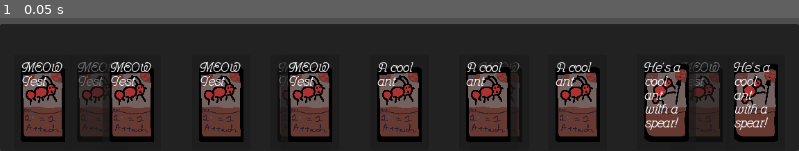
Above: before the commit, frame 1.
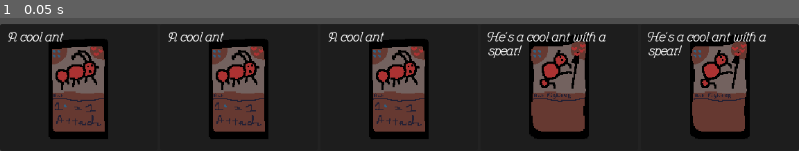
Above: after the commit, the same moment.

Repository: ccsf-cs-club/summer2024-bug-game
Game: Godot game, scene res://scenes/main.tscn
Two runs of this game, one before a commit and one after it. Both use one fixed random seed, a clock stepped at 60 frames per second and the inputs below.
Inputs:
- Up to frame 1 (0.05 s): no input

The runs differ from the first frame. In frame 1, 43% of the frame differs, in the area x 1-98%, y 10-94%.

Commit message:
Scalling works bettergit add .!

Diff:
--- a/scenes/card.tscn
+++ b/scenes/card.tscn
@@ -15,16 +15,11 @@
 
 [node name="PanelContainer" type="PanelContainer" parent="."]
 layout_mode = 1
-anchors_preset = 7
-anchor_left = 0.5
-anchor_top = 1.0
-anchor_right = 0.5
+anchors_preset = 15
+anchor_right = 1.0
 anchor_bottom = 1.0
-offset_left = -42.0
-offset_top = -138.0
-offset_right = 42.0
 grow_horizontal = 2
-grow_vertical = 0
+grow_vertical = 2
 
 [node name="MarginContainer" type="MarginContainer" parent="PanelContainer"]
 layout_mode = 2
--- a/scenes/yourCardHand.tscn
+++ b/scenes/yourCardHand.tscn
@@ -20,6 +20,8 @@
 anchor_bottom = 1.0
 grow_horizontal = 2
 grow_vertical = 2
+size_flags_horizontal = 3
+size_flags_vertical = 3
 theme = SubResource("Theme_mi2yk")
 
 [node name="PanelContainer" type="PanelContainer" parent="YourCardHandNode"]
@@ -38,15 +40,19 @@
 script = ExtResource("2_4xnr4")
 
 [node name="CardControl" parent="YourCardHandNode/PanelContainer/CardListHBox" instance=ExtResource("2_8fthn")]
+visible = false
 layout_mode = 2
 
 [node name="CardControl2" parent="YourCardHandNode/PanelContainer/CardListHBox" instance=ExtResource("2_8fthn")]
+visible = false
 layout_mode = 2
 
 [node name="CardControl3" parent="YourCardHandNode/PanelContainer/CardListHBox" instance=ExtResource("2_8fthn")]
+visible = false
 layout_mode = 2
 
 [node name="CardControl4" parent="YourCardHandNode/PanelContainer/CardListHBox" instance=ExtResource("2_8fthn")]
+visible = false
 layout_mode = 2
 
 [node name="CardControl" parent="." instance=ExtResource("2_8fthn")]
